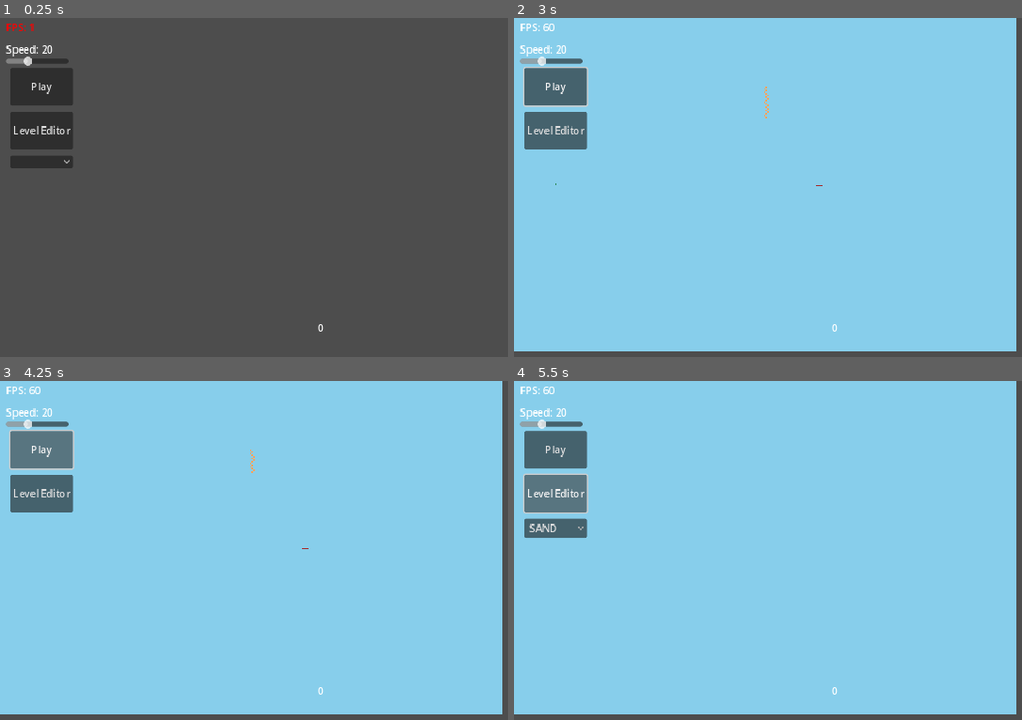
Above: before the commit, frames 1-4 (two rows, left to right).
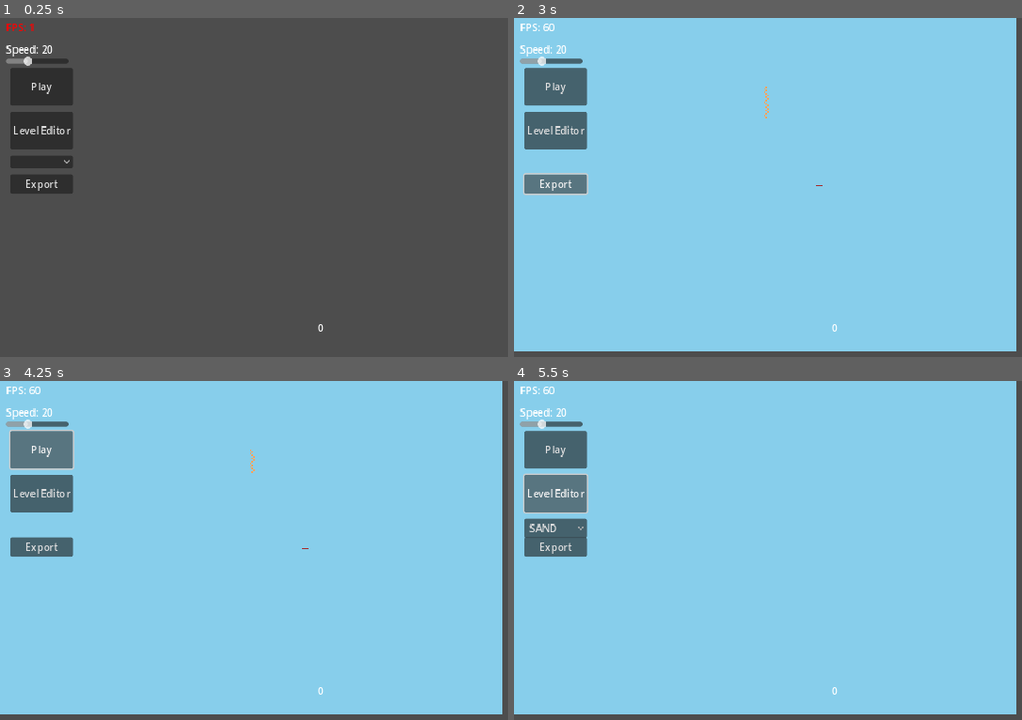
Above: after the commit, the same moments.

Repository: evhpwd/Feed-the-Dragons
Game: Godot game, scene res://Main.tscn
Same seed, same stepped clock (60 frames per second), same inputs: the game is played once before the commit and once after it.
Inputs (mouse positions are in pixels of both pictures, inside the frame that each line leads up to):
- Up to frame 1 (0.25 s): no input
- Up to frame 2 (3 s): click (554, 184) at 0.5 s, where only the run after the commit has a clickable "Export"; click "Play" at 1.25 s; click "Play" at 2 s; click (554, 184) at 2.75 s, where only the run after the commit has a clickable "Export"
- Up to frame 3 (4.25 s): click "Play" at 3.5 s
- Up to frame 4 (5.5 s): click (554, 547) at 4.25 s, where only the run after the commit has a clickable "Export"; click "Level Editor" at 5 s

The runs differ from the first frame. In frame 1, 0.6% of the frame differs, in the area x 2-15%, y 46-52%; in frame 2, 1.0%, in the area x 1-15%, y 14-53%; in frame 3, 0.7%; in frame 4, 0.7%.
Error after the commit: Out of bounds get index '0' (on base: 'PackedByteArray') (res://Main.gd:53)

Commit message:
Add basic export functionality

Diff:
--- a/HUD.gd
+++ b/HUD.gd
@@ -3,6 +3,7 @@
 signal start_game
 signal start_editor
 signal brush_selected(index)
+signal export_clicked
 
 func _ready():
 	pass
@@ -18,3 +19,6 @@
 
 func _on_brush_choice_item_selected(index):
 	brush_selected.emit(index)
+
+func _on_export_button_pressed():
+	export_clicked.emit()
--- a/HUD.tscn
+++ b/HUD.tscn
@@ -14,7 +14,6 @@
 script = ExtResource("1_lha12")
 
 [node name="PlayButton" type="Button" parent="."]
-anchors_preset = -1
 offset_left = 15.0
 offset_top = 80.0
 offset_right = 115.0
@@ -67,7 +66,15 @@
 offset_bottom = 240.0
 script = SubResource("GDScript_4fjbo")
 
+[node name="ExportButton" type="Button" parent="."]
+offset_left = 15.0
+offset_top = 250.0
+offset_right = 115.0
+offset_bottom = 281.0
+text = "Export"
+
 [connection signal="pressed" from="PlayButton" to="." method="_on_play_button_pressed"]
 [connection signal="pressed" from="EditorButton" to="." method="_on_editor_button_pressed"]
 [connection signal="value_changed" from="SpeedSlider/HSlider" to="SpeedSlider" method="_on_slider_change"]
 [connection signal="item_selected" from="BrushChoice" to="." method="_on_brush_choice_item_selected"]
+[connection signal="pressed" from="ExportButton" to="." method="_on_export_button_pressed"]
--- a/Main.gd
+++ b/Main.gd
@@ -45,3 +45,21 @@
 	if not added:
 		add_child(sim)
 		added = true
+
+func grid_to_json(grid: PackedByteArray) -> String:
+	var blocktypes := {}
+	for row in range(SIM_HEIGHT):
+		for col in range(SIM_WIDTH):
+			var cell := grid[row * SIM_WIDTH + col]
+			if cell == Simulation.CellType.AIR: continue
+			if not blocktypes.has(cell): blocktypes[cell] = []
+			blocktypes[cell].append(Vector2i(col, row))
+	var level := {
+		"emitter": Vector2i(int(float(SIM_WIDTH) / 2.0), int(float(SIM_HEIGHT) * 0.2)),
+		"blocks": blocktypes,
+	}
+	return JSON.stringify(level)
+
+func _on_hud_export_clicked():
+	var file := FileAccess.open("user://level.json", FileAccess.WRITE)
+	file.store_line(grid_to_json(sim.grid))
--- a/Main.tscn
+++ b/Main.tscn
@@ -9,5 +9,6 @@
 [node name="HUD" parent="." instance=ExtResource("2_2dlbr")]
 
 [connection signal="brush_selected" from="HUD" to="." method="_on_hud_brush_selected"]
+[connection signal="export_clicked" from="HUD" to="." method="_on_hud_export_clicked"]
 [connection signal="start_editor" from="HUD" to="." method="_on_hud_start_editor"]
 [connection signal="start_game" from="HUD" to="." method="_on_hud_start_game"]
